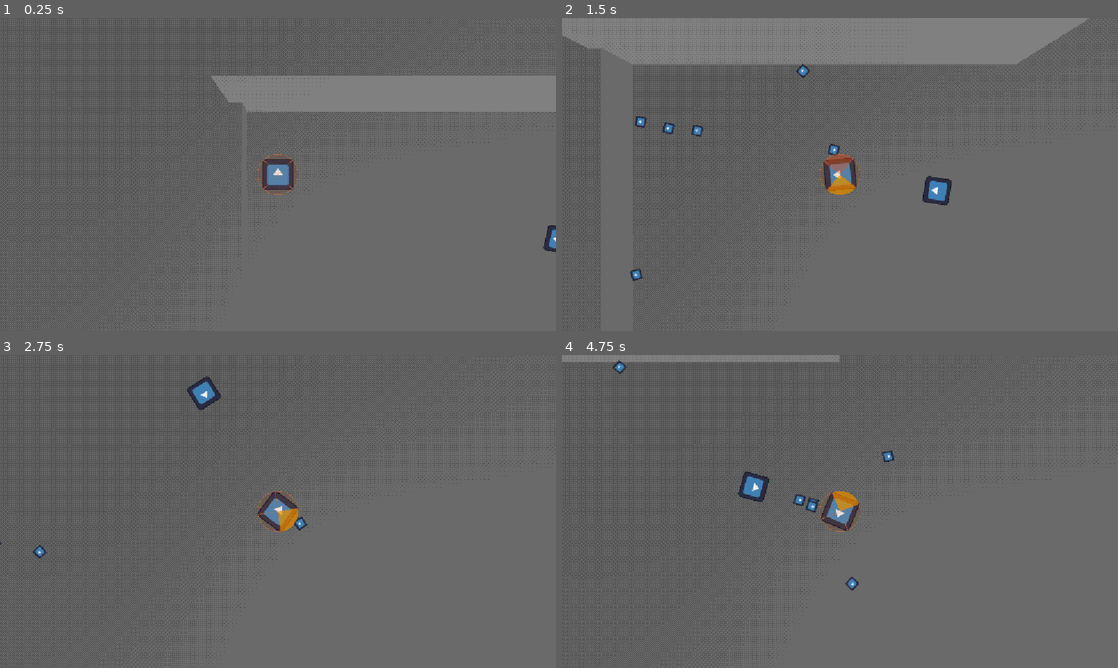
Above: before the commit, frames 1-4 (two rows, left to right).
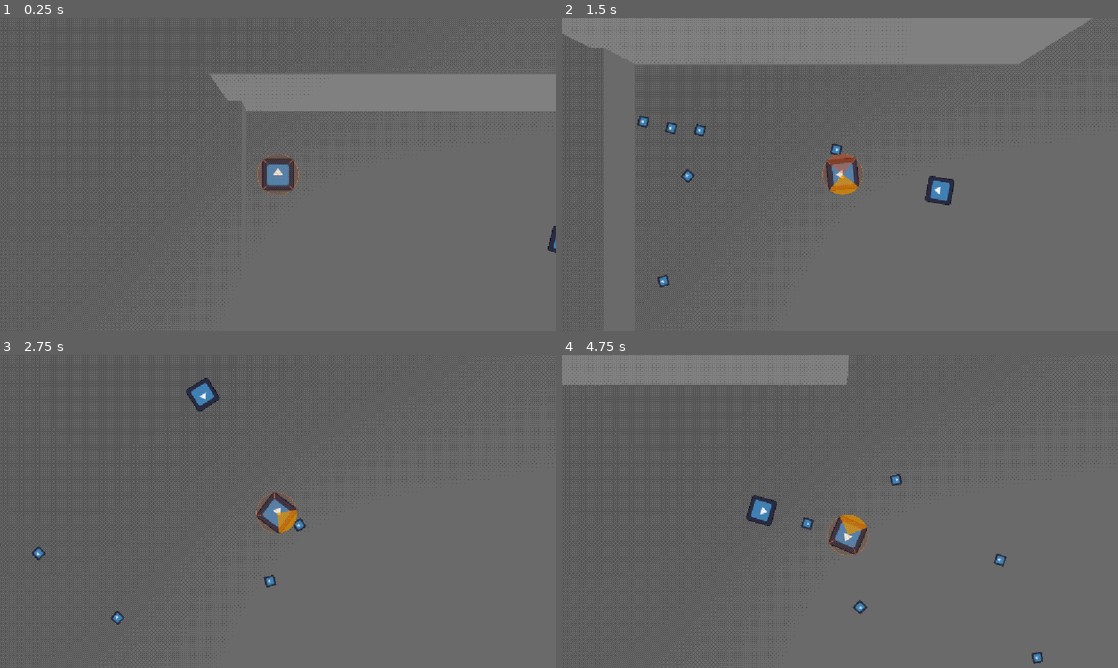
Above: after the commit, the same moments.

Repository: CasualShrub/arrow-head
Game: Godot game, scene res://scenes/levels/encounter.tscn
Two runs of this game, one before a commit and one after it. Both use one fixed random seed, a clock stepped at 60 frames per second and the inputs below. The engine's default icon, where the game draws it, is replaced by a stand-in: a white triangle on a blue panel in a dark square.
Inputs (mouse positions are in pixels of both pictures, inside the frame that each line leads up to):
- Up to frame 1 (0.25 s): no input
- Up to frame 2 (1.5 s): tap Enter at 0.5 s; move the mouse to (962, 158) at 0.52 s; hold D (move_right) 0.53-1.28 s; hold Space (fire) 0.53-1.28 s; click (962, 158) at 0.67 s; move the mouse to (728, 190) at 1.27 s; hold S (move_down) from 1.28 s (still down); tap Space (fire) at 1.35 s; click (728, 190) at 1.42 s
- Up to frame 3 (2.75 s): move the mouse to (333, 442) at 2.02 s; release S (move_down) at 2.03 s; hold D (move_right) from 2.03 s (still down); hold Space (fire) from 2.03 s (still down); tap R at 2.1 s; click (333, 442) at 2.17 s
- Up to frame 4 (4.75 s): move the mouse to (812, 574) at 2.77 s; release D (move_right) at 2.78 s; release Space (fire) at 2.78 s; hold W (move_up) 2.78-3.53 s; tap Space (fire) at 2.85, 4.55 s; click (812, 574) at 2.92 s; move the mouse to (1006, 558) at 3.52 s; hold Space (fire) 3.53-4.28 s; hold A (move_left) from 3.53 s (still down); click (1006, 558) at 3.67 s; move the mouse to (673, 464) at 4.27 s; tap R at 4.35 s; click (673, 464) at 4.42 s

The runs differ from the first frame. In frame 1, 0.4% of the frame differs, in the area x 37-100%, y 18-76%; in frame 2, 1.0%; in frame 3, 0.6%; in frame 4, 4.6%, in the area x 0-87%, y 0-99%.

Commit message:
add camera lookahead

Diff:
--- a/project.godot
+++ b/project.godot
@@ -80,9 +80,13 @@
 [layer_names]
 
 2d_physics/layer_1="player"
+3d_physics/layer_1="Player"
 2d_physics/layer_2="projectile"
+3d_physics/layer_2="Projectile"
 2d_physics/layer_3="wall"
+3d_physics/layer_3="Wall"
 2d_physics/layer_4="enemy"
+3d_physics/layer_4="Enemy"
 
 [physics]
 
--- a/scenes/arrows/arrow.tscn
+++ b/scenes/arrows/arrow.tscn
@@ -12,6 +12,8 @@
 collision_mask = 5
 motion_mode = 1
 script = ExtResource("1_arrow")
+max_bounces = 3
+decay_time = 2.0
 
 [node name="Collider" type="CollisionShape3D" parent="." unique_id=568441233]
 unique_name_in_owner = true
--- a/scenes/enemies/enemy.tscn
+++ b/scenes/enemies/enemy.tscn
@@ -33,6 +33,7 @@
 
 [node name="Enemy" type="CharacterBody3D" unique_id=71488470 node_paths=PackedStringArray("health", "sus")]
 collision_layer = 8
+motion_mode = 1
 script = ExtResource("1_7p1mj")
 health = NodePath("Health")
 sus = NodePath("Sus")
--- a/scenes/levels/encounter.tscn
+++ b/scenes/levels/encounter.tscn
@@ -1,23 +1,23 @@
 [gd_scene format=3 uid="uid://b6c1h2si8ob6l"]
 
-[ext_resource type="Script" uid="uid://cm3vh4qq01y8d" path="res://scripts/encounter.gd" id="1_eu4s7"]
-[ext_resource type="PackedScene" uid="uid://boryk37cbh1nx" path="res://scenes/player.tscn" id="1_lp88p"]
-[ext_resource type="Texture2D" uid="uid://cp4cnsely21gy" path="res://art/player/eye_normal.png" id="3_3l52i"]
-[ext_resource type="Script" uid="uid://doms8x46cr1tt" path="res://scripts/camera.gd" id="3_ensgf"]
-[ext_resource type="Texture2D" uid="uid://ddhrf02nv342f" path="res://art/player/eyes_lowHP.png" id="4_0kgoe"]
-[ext_resource type="PackedScene" uid="uid://b8rs35o7f45v0" path="res://scenes/enemies/enemy.tscn" id="4_kb58x"]
-[ext_resource type="Shader" uid="uid://dnw37cynwb7od" path="res://shaders/screen_effect.gdshader" id="5_75kek"]
-[ext_resource type="Texture2D" uid="uid://bxkglylm44xg" path="res://art/player/eyes_hit.png" id="5_nw3qf"]
+[ext_resource type="Script" uid="uid://cm3vh4qq01y8d" path="res://scripts/encounter.gd" id="1_jhehw"]
+[ext_resource type="PackedScene" uid="uid://boryk37cbh1nx" path="res://scenes/player.tscn" id="2_br6g5"]
+[ext_resource type="Texture2D" uid="uid://cp4cnsely21gy" path="res://art/player/eye_normal.png" id="3_56ldr"]
+[ext_resource type="Texture2D" uid="uid://ddhrf02nv342f" path="res://art/player/eyes_lowHP.png" id="4_05mp8"]
+[ext_resource type="Texture2D" uid="uid://bxkglylm44xg" path="res://art/player/eyes_hit.png" id="5_r3cvk"]
+[ext_resource type="Script" uid="uid://doms8x46cr1tt" path="res://scripts/camera.gd" id="6_02f36"]
+[ext_resource type="PackedScene" uid="uid://b8rs35o7f45v0" path="res://scenes/enemies/enemy.tscn" id="7_rjfe4"]
+[ext_resource type="Shader" uid="uid://dnw37cynwb7od" path="res://shaders/screen_effect.gdshader" id="8_2xc7y"]
 
 [sub_resource type="Environment" id="Environment_ub6uw"]
 
 [sub_resource type="ShaderMaterial" id="ShaderMaterial_tuyoq"]
-shader = ExtResource("5_75kek")
+shader = ExtResource("8_2xc7y")
 shader_parameter/color_steps = 12.0
 shader_parameter/dither_strength = 0.25
 
 [node name="Encounter" type="Node3D" unique_id=571267862]
-script = ExtResource("1_eu4s7")
+script = ExtResource("1_jhehw")
 
 [node name="SubViewportContainer" type="SubViewportContainer" parent="." unique_id=506783396]
 anchors_preset = 15
@@ -36,15 +36,11 @@
 
 [node name="World" type="Node3D" parent="SubViewportContainer/SubViewport" unique_id=1589957074]
 
-[node name="Player" parent="SubViewportContainer/SubViewport/World" unique_id=508579643 instance=ExtResource("1_lp88p")]
+[node name="Player" parent="SubViewportContainer/SubViewport/World" unique_id=508579643 instance=ExtResource("2_br6g5")]
 unique_name_in_owner = true
-motion_mode = 1
-sector_count = 4
-sector_centered = true
-sector_radius = 0.5
-eyes_normal = ExtResource("3_3l52i")
-eyes_lowhp = ExtResource("4_0kgoe")
-eyes_hit = ExtResource("5_nw3qf")
+eyes_normal = ExtResource("3_56ldr")
+eyes_lowhp = ExtResource("4_05mp8")
+eyes_hit = ExtResource("5_r3cvk")
 
 [node name="Enemies" type="Node3D" parent="SubViewportContainer/SubViewport/World" unique_id=1185931971]
 unique_name_in_owner = true
@@ -79,9 +75,8 @@
 [node name="DirectionalLight3D" type="DirectionalLight3D" parent="SubViewportContainer/SubViewport/World" unique_id=492064517]
 transform = Transform3D(0.8239569, 7.3667486e-08, 0.5666525, -0.29468933, 0.8541341, 0.4285011, -0.4839972, -0.52005285, 0.7037697, 18.038643, 15.709363, 15.527812)
 
-[node name="Enemy" parent="SubViewportContainer/SubViewport/World" unique_id=71488470 instance=ExtResource("4_kb58x")]
+[node name="Enemy" parent="SubViewportContainer/SubViewport/World" unique_id=71488470 instance=ExtResource("7_rjfe4")]
 transform = Transform3D(1, 0, 0, 0, 1, 0, 0, 0, 1, 6.883429, 0, 1.6004148)
-motion_mode = 1
 
 [node name="ColorRect" type="ColorRect" parent="." unique_id=1172579494]
 material = SubResource("ShaderMaterial_tuyoq")
--- a/scenes/player.tscn
+++ b/scenes/player.tscn
@@ -27,6 +27,7 @@
 
 [node name="Player" type="CharacterBody3D" unique_id=439211336 node_paths=PackedStringArray("input", "health", "sectors")]
 collision_mask = 4
+motion_mode = 1
 script = ExtResource("1_3vyb7")
 input = NodePath("Input")
 health = NodePath("Health")
@@ -68,6 +69,5 @@
 mesh = SubResource("QuadMesh_ub6uw")
 script = ExtResource("6_tuyoq")
 
-[connection signal="timeout" from="Recovery" to="." method="_on_recovery_timeout"]
 [connection signal="changed" from="Sectors" to="." method="_on_sectors_changed"]
 [connection signal="changed" from="Sectors" to="Sectors" method="_on_changed"]
--- a/scripts/arrow.gd
+++ b/scripts/arrow.gd
@@ -12,19 +12,18 @@
 @export var damage := 10
 @export_group("movement")
 @export var speed := 7.0
-@export var max_bounces := 8
-@export var direction := Vector3.RIGHT:
-	set(value):
-		direction = value.normalized() if value != Vector3.ZERO else Vector3.RIGHT
 
 @export_group("lifetime")
 @export var max_lifetime := 0.0
 @export var free_on_finish := true
+@export var max_bounces := 8
+@export var decay_time := -1.0
 
-@onready var collider: CollisionShape3D = %Collider
+@onready var _collider: CollisionShape3D = %Collider
 
 signal hit(target: Player)
-signal finished(arrow: Arrow)
+signal finished
+signal stuck
 
 var _team: Team = Team.ENEMY:
 	set(value):
@@ -32,6 +31,9 @@
 		_apply_team()
 var _life := 0.0
 var _bounces := 0
+var _direction := Vector3.RIGHT:
+	set(value):
+		_direction = value.normalized() if value != Vector3.ZERO else Vector3.RIGHT
 
 func _apply_team() -> void:
 	match _team:
@@ -41,14 +43,22 @@
 			collision_mask = _MASK_ENEMY | _MASK_WALL
 
 func _is_wall(body: Object) -> bool:
-	return body is CollisionObject3D and body.get_collision_layer_value(3)
+	return body.get_collision_layer_value(3)
 
 func _bounce(collision: KinematicCollision3D) -> void:
 	var n := collision.get_normal()
-	direction = direction.bounce(n)
+	_direction = _direction.bounce(n)
 	move_and_collide(collision.get_remainder().bounce(n))
 	_bounces += 1
 	if max_bounces >= 0 and _bounces > max_bounces:
+		_wall_stick()
+
+func _wall_stick() -> void:
+	stuck.emit()
+	_disable()
+	if decay_time >= 0:
+		if decay_time > 0:
+			await get_tree().create_timer(decay_time).timeout
 		_finish()
 
 func _on_hit(target) -> void:
@@ -68,48 +78,51 @@
 func activate(pos: Vector3, dir: Vector3, new_team := _team) -> void:
 	global_position = pos
 	_team = new_team
-	direction = dir
-	_face_vector(direction)
+	_direction = dir
+	face(dir)
 	_life = 0.0
 	_bounces = 0
 	show()
-	collider.set_deferred("disabled", false)
+	_collider.set_deferred("disabled", false)
 	set_physics_process(true)
 
-func stick(host: Node3D) -> void:
+func _disable() -> void:
 	set_physics_process(false)
 	velocity = Vector3.ZERO
-	collider.set_deferred("disabled", true)
+	_collider.set_deferred("disabled", true)
+
+func stick(host: Node3D) -> void:
+	_disable()
 	reparent.call_deferred(host)
 
 func deactivate() -> void:
-	set_physics_process(false)
-	velocity = Vector3.ZERO
+	_disable()
 	hide()
-	collider.set_deferred("disabled", true)
 
 func _finish() -> void:
 	deactivate()
-	finished.emit(self)
+	finished.emit()
 	if free_on_finish:
 		queue_free()
 
-func _face_vector(dir: Vector3) -> void:
-	if dir.length() < 0.0001: return
-	look_at(global_position + dir)
+func face(direction: Vector3) -> void:
+	if direction.length() < 0.0001: return
+	look_at(global_position + direction)
 
 func _ready() -> void:
 	_apply_team()
 
 func _physics_process(delta: float) -> void:
-	_face_vector(direction)
 	_life += delta
 	if get_remaining_lifetime() <= 0:
 		_finish()
 		return
-	var collision := move_and_collide(direction * speed * delta)
+	var collision := move_and_collide(_direction * speed * delta)
 	if collision:
-		if _is_wall(collision.get_collider()):
+		var collider := collision.get_collider()
+		if collider.has_method("get_hit"):
+			_on_hit(collider)
+		elif _is_wall(collision.get_collider()):
 			_bounce(collision)
 		else:
-			_on_hit(collision.get_collider())
+			_wall_stick()
--- a/scripts/camera.gd
+++ b/scripts/camera.gd
@@ -1,10 +1,34 @@
 extends Node3D
 
 @export var player: Player
-@export var offset := 5.0
 
-func _process(_delta: float) -> void:
-	global_position = player.global_position + Vector3.UP * offset
+@export var height := 5.0
+@export_group("lookahead")
+@export var lookahead_smoothing := 6.0
+@export var mouse_lookahead_distance := 0.25
+@export var movement_lookahead_distance := 0.5
+@export var max_mouse_distance := 5.0
+@export var follow_speed := 10.0
+
+var current_offset := Vector3.ZERO
+var last_move_direction := Vector3.FORWARD
+
+func _process(delta: float) -> void:
+	if not player: return
+	var mouse_offset := player.get_mouse_world_position() - player.global_position
+	mouse_offset.y = 0
+
+	var strength := clampf(
+		mouse_offset.length() / max_mouse_distance, 0.0, 1.0
+	)
+	strength *= strength
+
+	var lookahead_offset := mouse_offset.normalized() * strength * mouse_lookahead_distance
+	var movement_offset := player.velocity.normalized() * movement_lookahead_distance
+	var height_offset := height * Vector3.UP
+
+	var target_offset := lookahead_offset + movement_offset + height_offset
+	global_position = global_position.lerp(player.global_position + target_offset, follow_speed * delta)
 
 func _ready() -> void:
 	if not player: player = %Player
--- a/scripts/components/input_component.gd
+++ b/scripts/components/input_component.gd
@@ -15,7 +15,7 @@
 	if _wants_fire:
 		_wants_fire = false
 		return true
-	return true
+	return false
 
 func _poll_input(_delta: float) -> void:
 	var direction := get_direction()
--- a/scripts/components/sectors_component.gd
+++ b/scripts/components/sectors_component.gd
@@ -119,7 +119,7 @@
 		# store actual in last slot, so if passed break
 		if i == sector:
 			break
-		if _stored[i] == sector:
+		if _stored[i] is int and _stored[i] == sector:
 			slots.append(i)
 	var s = get_stored_at(sector)
 	for i in slots:
--- a/scripts/encounter.gd
+++ b/scripts/encounter.gd
@@ -8,7 +8,10 @@
 signal ended(won: bool)
 
 func get_enemies() -> Array[Enemy]:
-	var enemies = %Enemies.get_children()
+	var enemies: Array[Enemy] = []
+	for e in %Enemies.get_children():
+		if e is Enemy:
+			enemies.append(e)
 	return enemies
 
 func enemies_alive() -> bool:
@@ -28,7 +31,7 @@
 		%Enemies.add_child(enemy)
 
 func add_player(p: Player):
-	p.died.connect(_on_player_died.bind(p))
+	p.died.connect(_on_player_died.bind())
 
 func start() -> void:
 	var enemies := find_children("*", "Enemy")
--- a/scripts/enemy.gd
+++ b/scripts/enemy.gd
@@ -20,26 +20,28 @@
 			_update_collider(_collider, value)
 		hurt_radius = value
 
-var _dead := false
-var _movement_pattern: Dictionary[float, Vector3] = {}
-var _movement_pattern_start: float
+signal fired(arrow: Arrow, dir: Vector3)
+signal died
 
 @onready var _sprite: Sprite3D = %Sprite
 @onready var _collider: CollisionShape3D = %Collider
 @onready var _recovery: Timer = %Recovery
 @onready var _inst_timers: Node = %InstanceTimers
 
-signal fired(arrow: Arrow, dir: Vector3)
-signal died
-
-func get_hit(_arrow: Arrow) -> void:
+var _dead := false
+var _movement_pattern: Dictionary[float, Vector3] = {}
+var _movement_pattern_start: float
+
+func get_hit(arrow: Arrow) -> void:
+	arrow.deactivate()
+	if is_dead():
+		return
 	health.take_damage(1)
 	#_hit_showing = true
 	#_set_sprite(hit_stretch if _aiming else hit_normal)
 	await get_tree().create_timer(hit_flash_time).timeout
 	#_hit_showing = false
-	if _dead:
-		return
+
 	#_set_sprite(_base_tex)
 
 func _update_collider(c: CollisionShape3D, r: float) -> void:
@@ -212,15 +214,14 @@
 	return _dead
 
 func die() -> void:
+	_dead = true
 	died.emit()
 
 func _on_health_changed() -> void:
 	if not _dead and health.current <= 0:
-		_dead = true
 		die()
 
 func _on_recovery_timeout() -> void:
-	print("recovered")
 	var pattern := _select_pattern()
 	perform(pattern)
 
@@ -230,6 +231,7 @@
 
 func _physics_process(delta: float) -> void:
 	if Engine.is_editor_hint(): return
+	if is_dead(): return
 	_select_behaviour(delta)
 
 func _ready() -> void:
--- a/scripts/player.gd
+++ b/scripts/player.gd
@@ -141,7 +141,6 @@
 		if embedded is EmbeddedArrow:
 			embedded.enable_firing()
 
-
 func kind_for_sector(sector: int) -> int:
 	if sector < 0 or sector >= sector_kinds.size():
 		return Arrow.Kind.NORMAL
@@ -154,13 +153,11 @@
 	return true
 
 func get_hit(arrow: Arrow) -> void:
+	if is_dead():
+		arrow.deactivate()
+		return
 	var sector := sectors.get_sector_from_position(arrow.global_position)
-	if _dead:
-		return
-	#var sector := get_sector(arrow.global_position - global_position)
 	var correct := is_correct_catch(arrow, sector)
-	# arrows always pincushion: stick in the sector they hit, or kill on an occupied one.
-	# a wrong-color arrow still sticks, but its debuff fires as the penalty.
 	if try_embed_arrow(arrow, sector):
 		arrow.stick(_arrows)
 		if not correct:
@@ -210,11 +207,17 @@
 		if event.button_index == MOUSE_BUTTON_RIGHT:
 			shoot()
 
+func fire(arrow: Arrow) -> void:
+	arrow.reparent(get_tree().current_scene)
+	arrow.activate(global_position, get_facing(), _PLAYER_TEAM)
+
 func try_fire(sector: int) -> void:
+	print("trying to fire")
 	if not _recovery.is_stopped(): return
-	var embedded = sectors.get_stored_at(sector) as EmbeddedArrow
+	var embedded = sectors.take_stored(sector) as EmbeddedArrow
 	if not embedded: return
-	var arrow := embedded.get_arrow()
+	var arrow := embedded.grab()
+	fire(arrow)
 	fired.emit(arrow)
 
 # status effects from mis-caught special arrows
@@ -276,12 +279,9 @@
 	if sectors.full():
 		enable_firing()
 
-func _on_recovery_timeout() -> void:
-	pass
-
 func _physics_process(delta: float) -> void:
 	if Engine.is_editor_hint(): return
-	if _dead: return
+	if is_dead(): return
 	if input.consume_fire():
 		try_fire(sectors.get_highlighted())
 	if is_burning():
Not shown: 1 places in scenes/levels/encounter.tscn that only renumber resources
